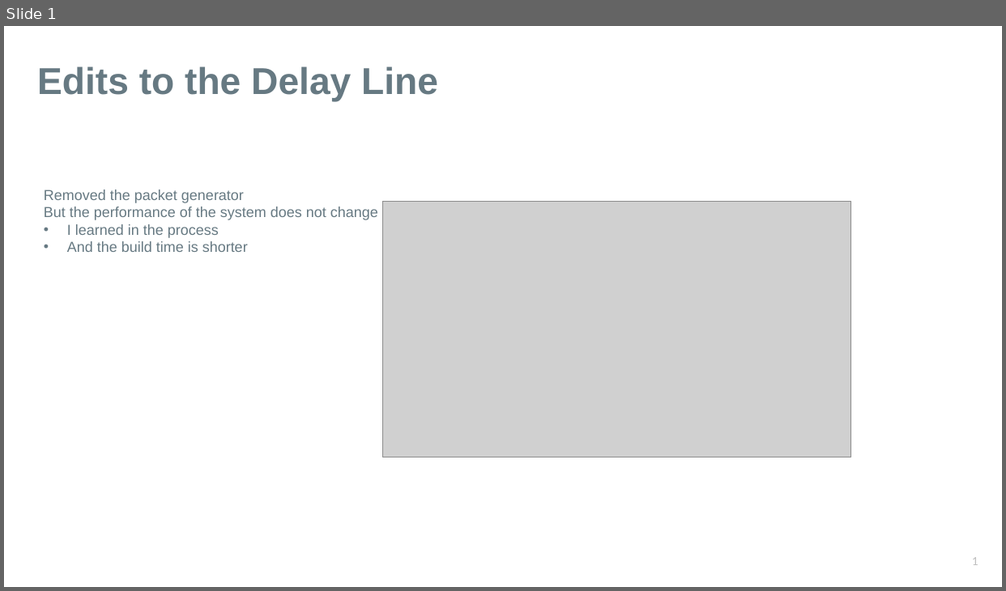
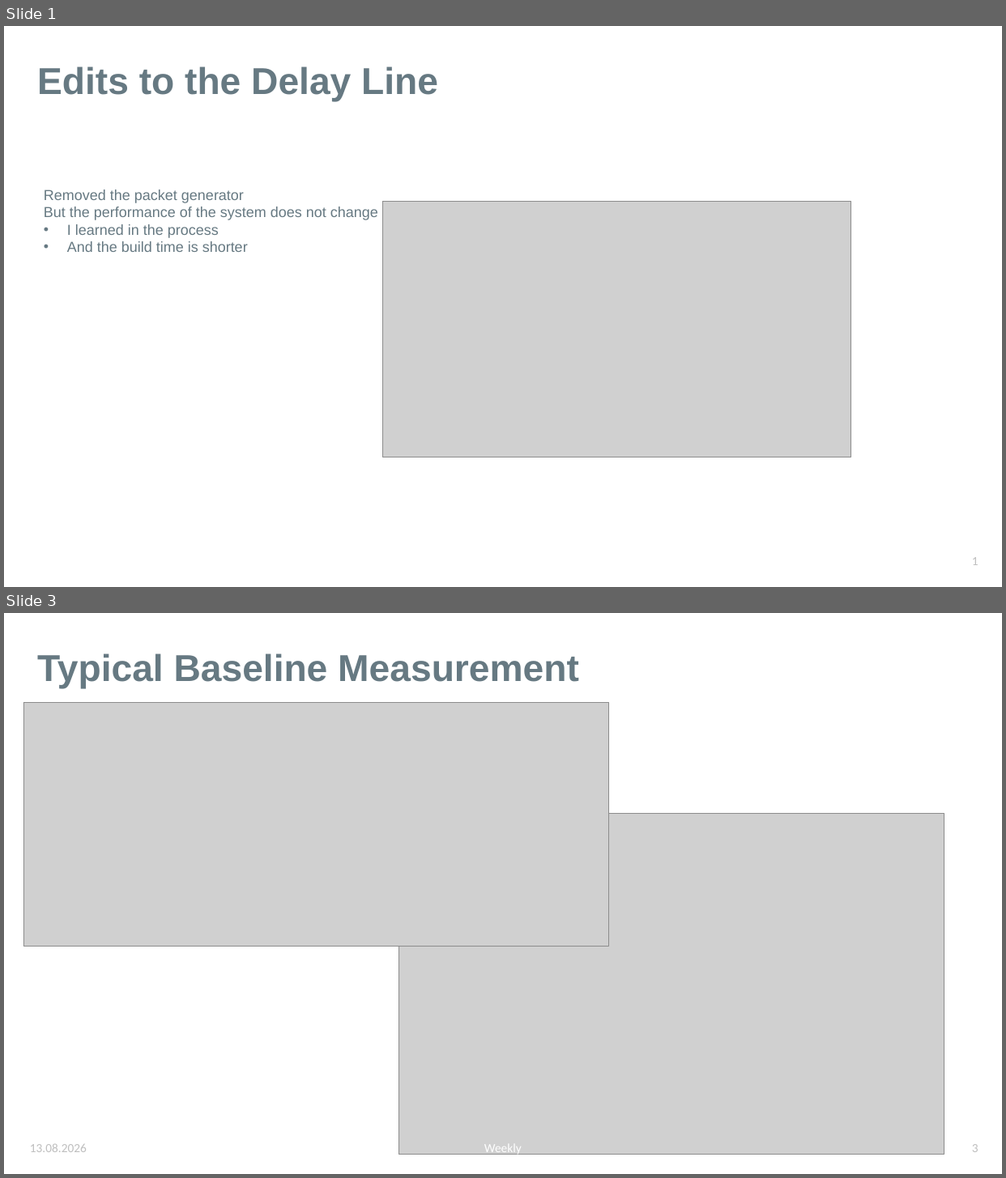
Before and after one commit to karinkruuse/Esitlused, a slide deck: updates.pptx. Shown one above the other, each under a label of ours: slide 1 before the commit, slides 1 and 3 after it; the slides between them are not shown. The pictures are 1006x591 and 1006x1178 pixels, drawn with LibreOffice and Linux fonts; fonts in the diff are those of the drawing; grey boxes stand for pictures. Boxes give left, top, right and bottom in pixels: in the first picture for what was removed or moved away, otherwise in the second. Text is boxed around its words. In the diff, an @@ line names an element or a change of style, - is before the commit and + after.

```diff
--- a/updates.pptx
+++ b/updates.pptx
@@ slide 3 added at [4,613,1002,1174], background #FFFFFF @@
@@ title added at [37,653,579,688], 36 pt, text #667982, bold @@
+Typical Baseline Measurement
@@ picture added at [23,702,609,946] @@
@@ picture added at [398,814,944,1154] @@
@@ text added at [30,1144,87,1152], 12 pt, text #BFBFBF @@
+13.08.2026
@@ text added at [484,1145,522,1157], 12 pt, text #FFFFFF @@
+Weekly
@@ page number added at [972,1144,978,1152], 12 pt, text #BFBFBF @@
+3
```
Also in this commit, not shown: 1 slide changed, 2 other slides added, 6 other files.
